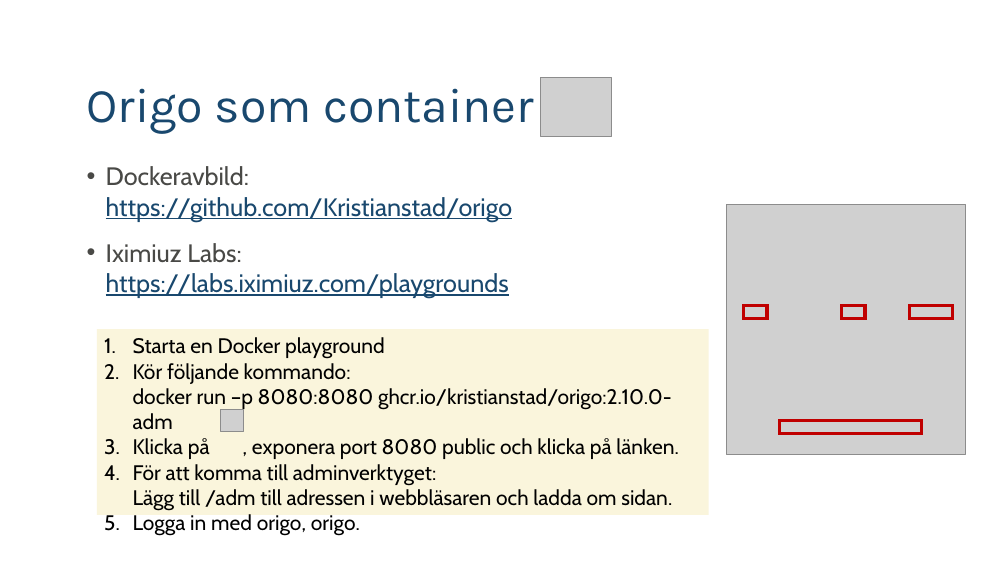
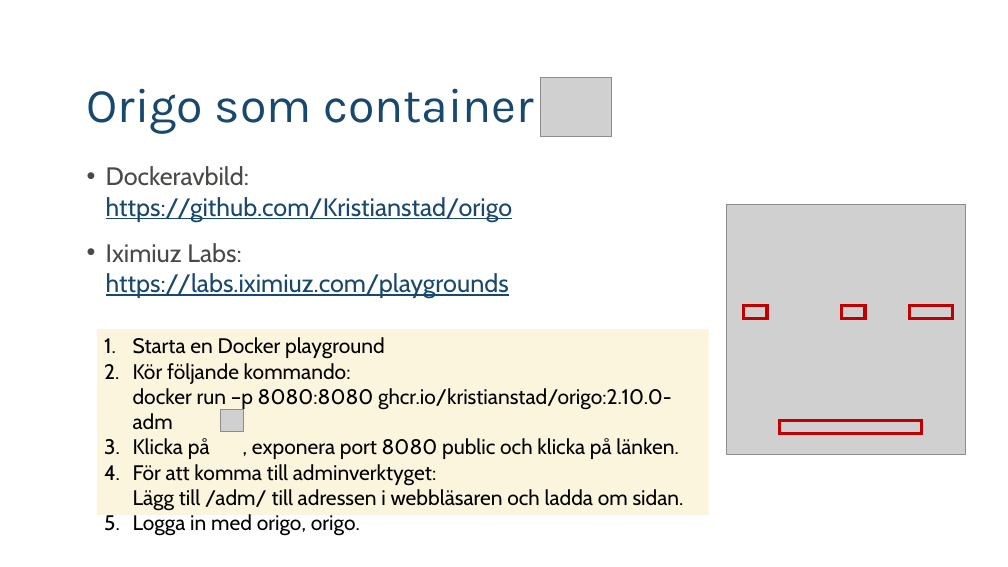
Before and after one commit to Kristianstad/origo, a slide deck: slide 2 of Origo_admin_tutorial_swedish.pptx. Drawn at 1008x567 pixels with LibreOffice and Linux fonts; fonts in the diff are those of the drawing; grey boxes stand for pictures; background and template pictures are left out. Boxes give left, top, right and bottom in pixels: in the first picture for what was removed or moved away, otherwise in the second. Text is boxed around its words. In the diff, an @@ line names an element or a change of style, - is before the commit and + after.

```diff
--- a/Origo_admin_tutorial_swedish.pptx
+++ b/Origo_admin_tutorial_swedish.pptx
@@ text in rectangle at (133, 464, 684, 511): text changed @@
-4. För att komma till adminverktyget:
-   Lägg till /adm till adressen i webbläsaren och ladda om sidan.
+4. För att komma till adminverktyget:
+   Lägg till /adm/ till adressen i webbläsaren och ladda om sidan.
```
